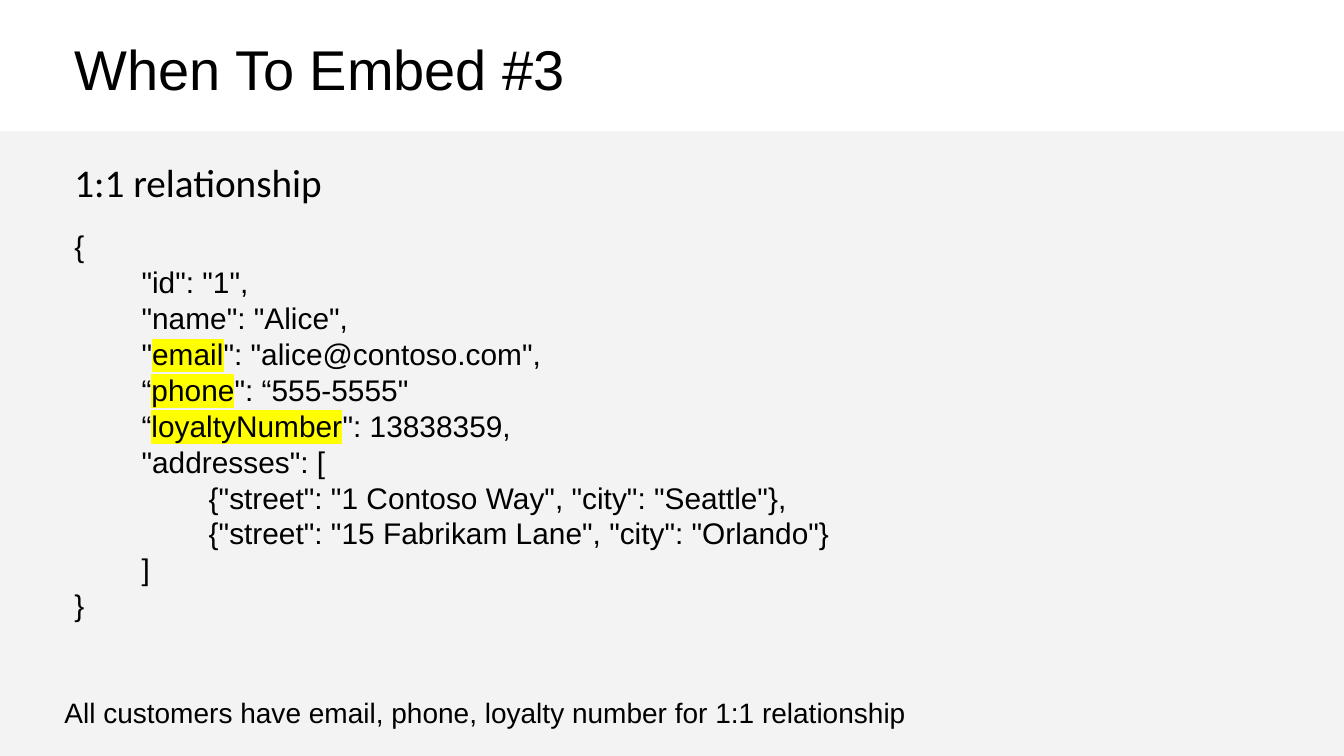
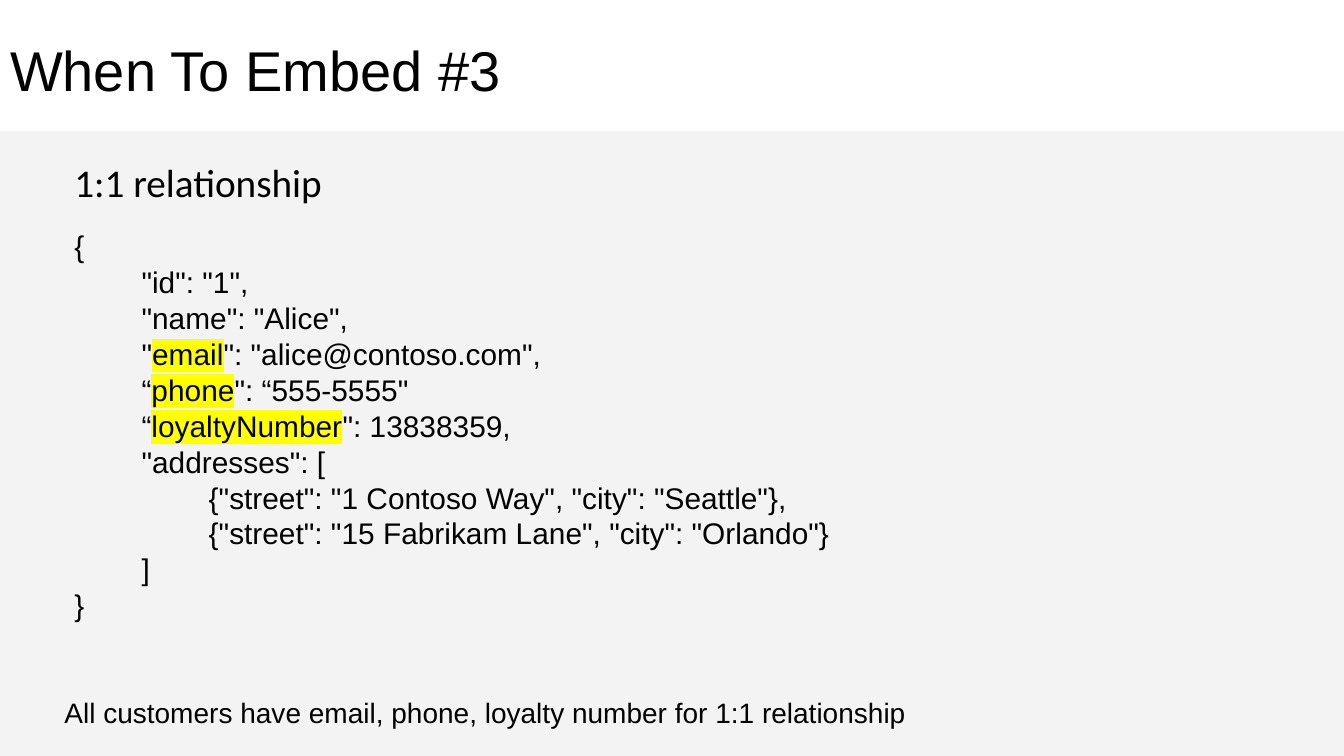
Before and after one commit to CosmosDB/labs, a slide deck: slide 11 of decks/Data-Modeling.pptx. Drawn at 1344x756 pixels with LibreOffice and Linux fonts; fonts in the diff are those of the drawing. Boxes give left, top, right and bottom in pixels: in the first picture for what was removed or moved away, otherwise in the second. Text is boxed around its words. In the diff, an @@ line names an element or a change of style, - is before the commit and + after.

```diff
--- a/decks/Data-Modeling.pptx
+++ b/decks/Data-Modeling.pptx
@@ text "When To Embed #3" moved from (x1=74, y1=49, x2=565, y2=91) to (x1=10, y1=50, x2=500, y2=92) @@
```
Also in this commit, not shown: 16 other slides changed, 3 slides added.
